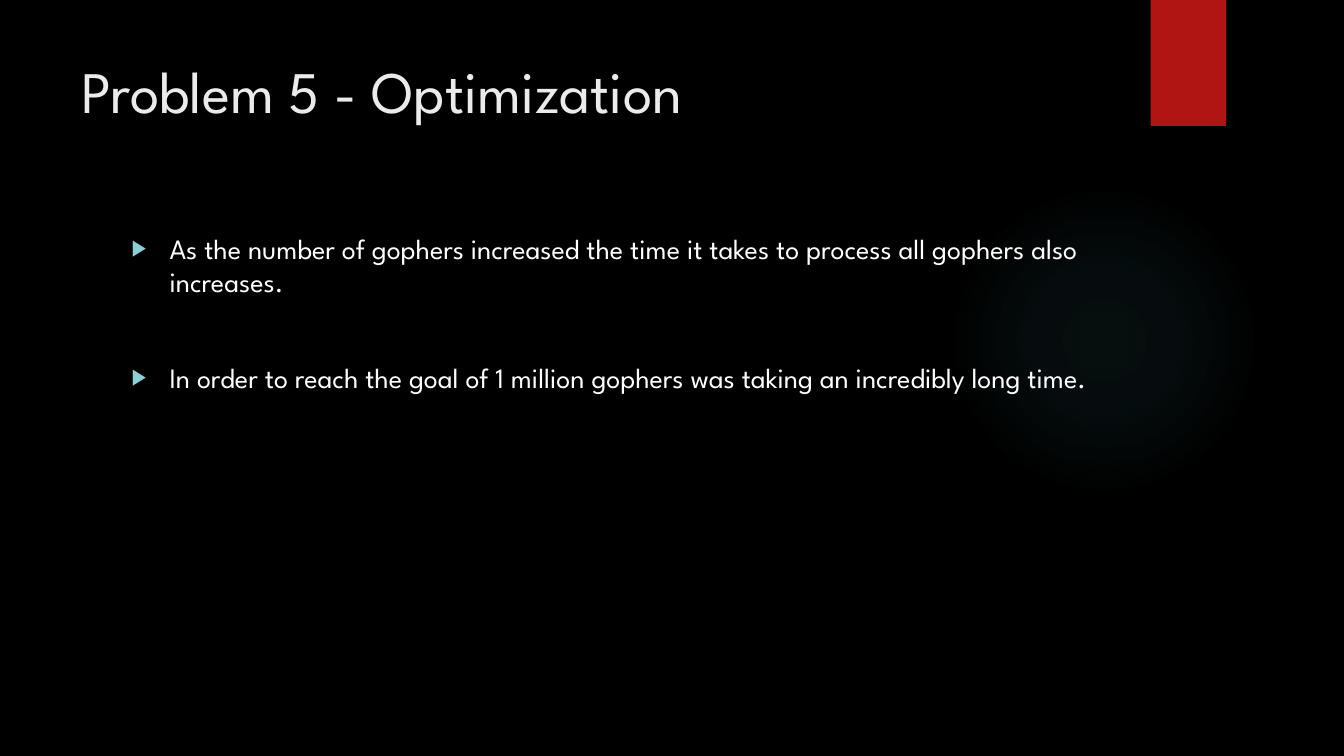
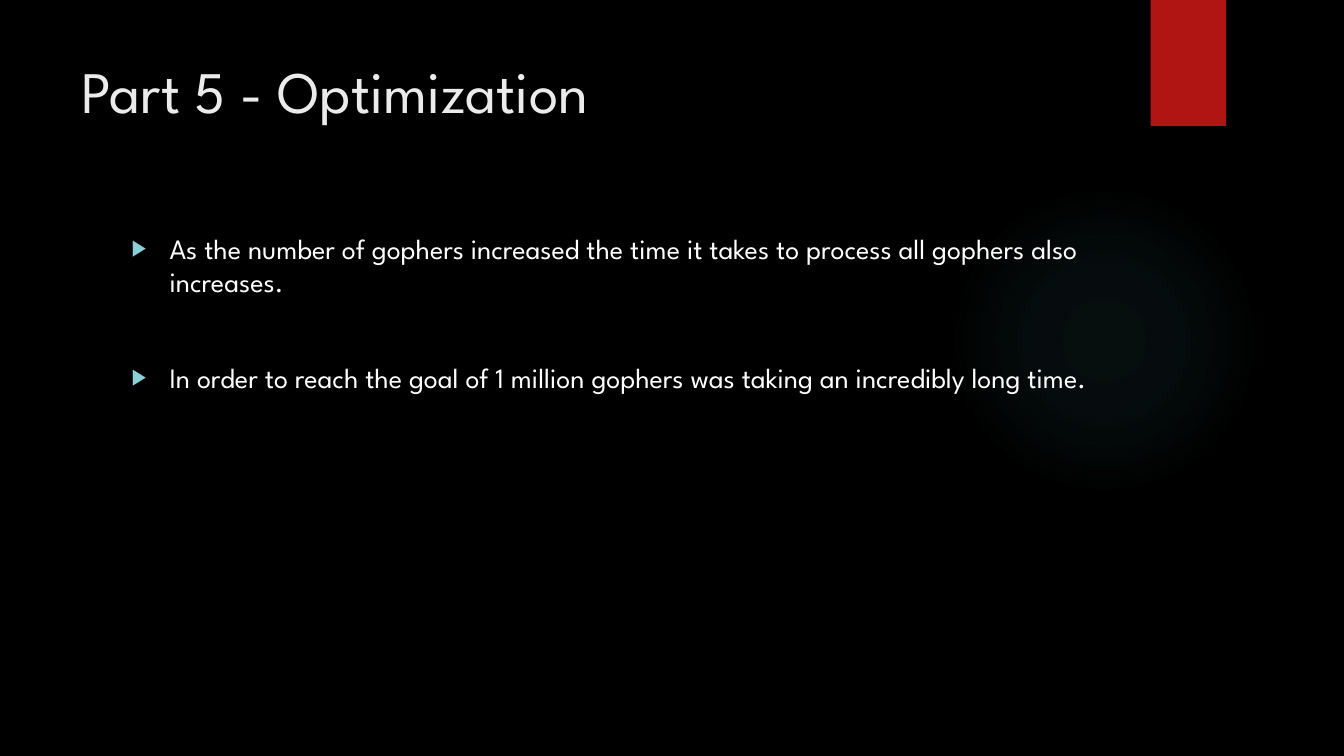
Before and after one commit to jaminologist/GopherLife, a slide deck: slide 22 of GopherLife.pptx. Drawn at 1344x756 pixels with LibreOffice and Linux fonts; fonts in the diff are those of the drawing; background and template pictures are left out. Boxes give left, top, right and bottom in pixels: in the first picture for what was removed or moved away, otherwise in the second. Text is boxed around its words. In the diff, an @@ line names an element or a change of style, - is before the commit and + after.

```diff
--- a/GopherLife.pptx
+++ b/GopherLife.pptx
@@ title at (81, 73, 589, 126): text changed @@
-Problem 5 - Optimization
+Part 5 - Optimization
```
Also in this commit, not shown: 1 other slide changed, 5 other files.
